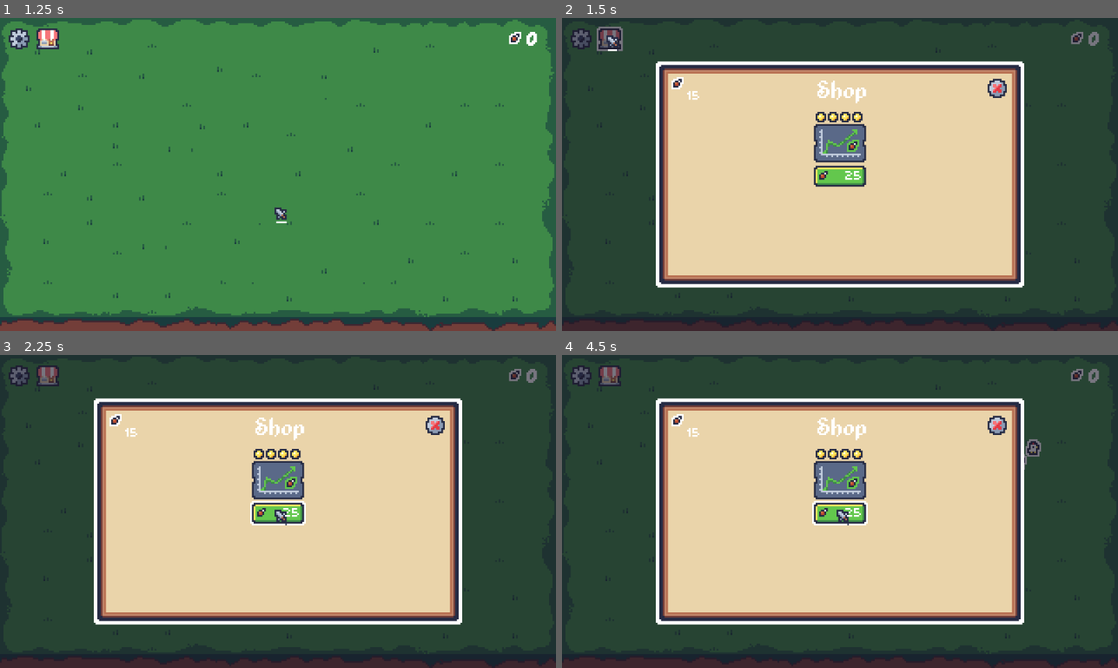
Above: before the commit, frames 1-4 (two rows, left to right).
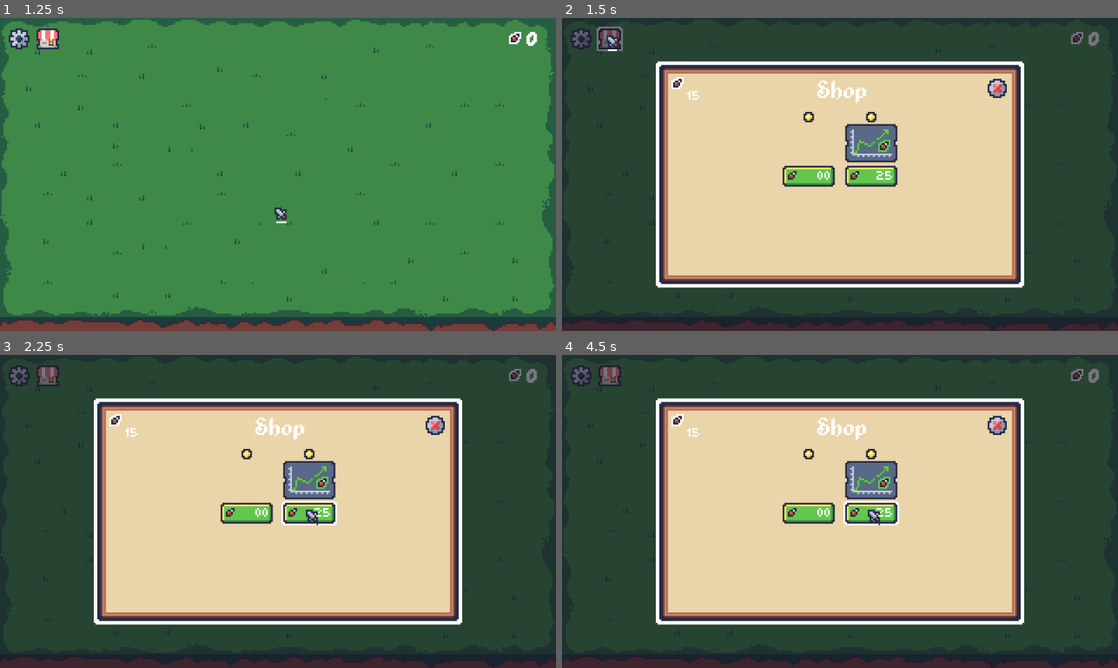
Above: after the commit, the same moments.

Repository: mrbartchak/chicken-incremental-game
Game: Godot game, scene res://ui/menu/main/main_menu.tscn
The game is run twice, just before and just after one commit, with the same random seed, the same clock (stepped at 60 frames per second) and the same inputs. Sound files missing from this copy of the repository are replaced by a short silence.
Inputs (mouse positions are in pixels of both pictures, inside the frame that each line leads up to):
- Up to frame 1 (1.25 s): click "NEW GAME" at 0.5 s
- Up to frame 2 (1.5 s): click (612, 39) at 1.25 s
- Up to frame 3 (2.25 s): click "25" at 2 s
- Up to frame 4 (4.5 s): click (806, 514) at 2.75 s, where only the run after the commit has a clickable "00"; click (612, 376) at 3.5 s; click "25" at 4.25 s

Frame 1 is identical in both runs. In frame 2, 3.2% of the frame differs, in the area x 39-61%, y 30-54%; in frame 3, 3.3%; in frame 4, 3.5%, in the area x 39-87%, y 26-55%.

Commit message:
nice, upgrades are happening

Diff:
--- a/core/autoloads/gamestate.gd
+++ b/core/autoloads/gamestate.gd
@@ -3,12 +3,25 @@
 signal wings_changed(amount: int)
 signal chicken_count_changed(amount: int)
 
+#=== Wings ===
 var wings: int = 0
 var total_wings_collected: int = 0
 var wing_value: int = 1
-
+#=== Chickens ===
 var chicken_count: int = 0
 var max_chickens: int = 1
+#=== Upgrades ===
+var upgrade_tracks: Dictionary = {}
+
+func _ready() -> void:
+	_load_upgrade_tracks()
+
+func _load_upgrade_tracks() -> void:
+	var track: UpgradeTrack = load("res://upgrades/wing_value/wing_value_upgrade_track.tres")
+	upgrade_tracks[track.id] = track
+
+func get_upgrade_track(track_id: String) -> UpgradeTrack:
+	return upgrade_tracks.get(track_id)
 
 func collect_wing() -> void:
 	wings += wing_value
--- a/core/game.tscn
+++ b/core/game.tscn
@@ -121,8 +121,8 @@
 entity_scene = ExtResource("5_cjuek")
 entity_container = NodePath("../GameWorld/ChickenContainer")
 spawn_area = Rect2(10, 10, 300, 150)
-max_entities = 4
-spawn_interval = 1.0
+max_entities = 2
+spawn_interval = 2.0
 
 [node name="MouseLayer" type="CanvasLayer" parent="."]
 
--- a/drops/wings/wing.tscn
+++ b/drops/wings/wing.tscn
@@ -1,11 +1,12 @@
-[gd_scene load_steps=5 format=3 uid="uid://bvj685b08ne5i"]
+[gd_scene load_steps=6 format=3 uid="uid://bvj685b08ne5i"]
 
 [ext_resource type="Script" uid="uid://datalukcqxxej" path="res://drops/wings/wing.gd" id="1_kdif2"]
 [ext_resource type="Texture2D" uid="uid://ctxgv3qramxgc" path="res://drops/wings/assets/wing_outline.png" id="2_cxd1u"]
+[ext_resource type="Texture2D" uid="uid://bpjey80rlfnr" path="res://drops/wings/assets/wing.png" id="3_cxd1u"]
 [ext_resource type="AudioStream" uid="uid://bnmkbjfjhll4n" path="res://entities/chickens/assets/bubble-pop-05-323639.wav" id="3_kdif2"]
 
 [sub_resource type="CircleShape2D" id="CircleShape2D_byjcj"]
-radius = 6.0
+radius = 5.0
 
 [node name="Wing" type="Area2D"]
 script = ExtResource("1_kdif2")
@@ -18,7 +19,8 @@
 texture = ExtResource("2_cxd1u")
 
 [node name="Sprite2D" type="Sprite2D" parent="."]
-texture = ExtResource("2_cxd1u")
+position = Vector2(0, -1)
+texture = ExtResource("3_cxd1u")
 
 [node name="CollisionShape2D" type="CollisionShape2D" parent="."]
 shape = SubResource("CircleShape2D_byjcj")
--- a/project.godot
+++ b/project.godot
@@ -38,4 +38,4 @@
 [rendering]
 
 textures/canvas_textures/default_texture_filter=0
-environment/defaults/default_clear_color=Color(0.14901961, 0.16862746, 0.26666668, 1)
+environment/defaults/default_clear_color=Color(0.039215688, 0.039215688, 0.039215688, 0.627451)
--- a/systems/spawner.gd
+++ b/systems/spawner.gd
@@ -13,8 +13,10 @@
 	spawn_timer = 0.0
 
 func _process(delta: float) -> void:
+	if get_active_entities() >= max_entities:
+		return
 	spawn_timer += delta
-	if spawn_timer >= spawn_interval and get_active_entities() < max_entities:
+	if spawn_timer >= spawn_interval:  #and get_active_entities() < max_entities:
 		spawn_timer = 0.0
 		spawn_entity()
 
--- a/ui/menu/shop/shop_menu.tscn
+++ b/ui/menu/shop/shop_menu.tscn
@@ -6,26 +6,13 @@
 [ext_resource type="FontFile" uid="uid://bpdjfi3ehn2gs" path="res://ui/shared/fonts/Alkhemikal.ttf" id="3_6cl0q"]
 [ext_resource type="Texture2D" uid="uid://bcpnqoago7ty8" path="res://ui/shared/sprites/exit_button.png" id="5_8yyr0"]
 [ext_resource type="Texture2D" uid="uid://dwmyc1uo05hv" path="res://ui/shared/sprites/exit_button_pressed.png" id="6_gb4lm"]
-[ext_resource type="Texture2D" uid="uid://bntyr0xn8ui0c" path="res://ui/menu/shop/upgrade_tier_icon.png" id="7_jn3yi"]
-[ext_resource type="Texture2D" uid="uid://df1g6w2t6nea" path="res://ui/menu/shop/wing_price_upgrade_icon.png" id="7_okyqw"]
-[ext_resource type="Texture2D" uid="uid://dkexwtmywpi4n" path="res://ui/menu/shop/shop_price_buttons.png" id="7_ttsph"]
+[ext_resource type="PackedScene" uid="uid://c4yp75834n5ji" path="res://upgrades/upgrade_track_ui.tscn" id="7_ttsph"]
 
 [sub_resource type="LabelSettings" id="LabelSettings_t376w"]
 font_size = 10
 
 [sub_resource type="LabelSettings" id="LabelSettings_6id7x"]
 font = ExtResource("3_6cl0q")
-
-[sub_resource type="AtlasTexture" id="AtlasTexture_ttsph"]
-atlas = ExtResource("7_ttsph")
-region = Rect2(0, 0, 32, 14)
-
-[sub_resource type="AtlasTexture" id="AtlasTexture_okyqw"]
-atlas = ExtResource("7_ttsph")
-region = Rect2(0, 14, 32, 14)
-
-[sub_resource type="LabelSettings" id="LabelSettings_jn3yi"]
-font_size = 10
 
 [node name="ShopMenu" type="CanvasLayer"]
 script = ExtResource("1_6id7x")
@@ -109,61 +96,11 @@
 layout_mode = 2
 alignment = 1
 
-[node name="Upgrade" type="VBoxContainer" parent="ShopPanel/ShopMargin/ShopMenuStack/UpgradesRow"]
-layout_mode = 2
-theme_override_constants/separation = 1
-alignment = 1
-
-[node name="UpgradeTiers" type="HBoxContainer" parent="ShopPanel/ShopMargin/ShopMenuStack/UpgradesRow/Upgrade"]
-layout_mode = 2
-theme_override_constants/separation = 1
-alignment = 1
-
-[node name="TextureRect" type="TextureRect" parent="ShopPanel/ShopMargin/ShopMenuStack/UpgradesRow/Upgrade/UpgradeTiers"]
-layout_mode = 2
-texture = ExtResource("7_jn3yi")
-
-[node name="TextureRect2" type="TextureRect" parent="ShopPanel/ShopMargin/ShopMenuStack/UpgradesRow/Upgrade/UpgradeTiers"]
-layout_mode = 2
-texture = ExtResource("7_jn3yi")
-
-[node name="TextureRect3" type="TextureRect" parent="ShopPanel/ShopMargin/ShopMenuStack/UpgradesRow/Upgrade/UpgradeTiers"]
-layout_mode = 2
-texture = ExtResource("7_jn3yi")
-
-[node name="TextureRect4" type="TextureRect" parent="ShopPanel/ShopMargin/ShopMenuStack/UpgradesRow/Upgrade/UpgradeTiers"]
-layout_mode = 2
-texture = ExtResource("7_jn3yi")
-
-[node name="CenterContainer" type="CenterContainer" parent="ShopPanel/ShopMargin/ShopMenuStack/UpgradesRow/Upgrade"]
+[node name="Upgrade" parent="ShopPanel/ShopMargin/ShopMenuStack/UpgradesRow" instance=ExtResource("7_ttsph")]
 layout_mode = 2
 
-[node name="TextureRect" type="TextureRect" parent="ShopPanel/ShopMargin/ShopMenuStack/UpgradesRow/Upgrade/CenterContainer"]
+[node name="UpgradeTrackUI" parent="ShopPanel/ShopMargin/ShopMenuStack/UpgradesRow" instance=ExtResource("7_ttsph")]
 layout_mode = 2
-texture = ExtResource("7_okyqw")
-stretch_mode = 2
-
-[node name="Button" type="TextureButton" parent="ShopPanel/ShopMargin/ShopMenuStack/UpgradesRow/Upgrade"]
-custom_minimum_size = Vector2(32, 14)
-layout_mode = 2
-texture_normal = SubResource("AtlasTexture_ttsph")
-texture_pressed = SubResource("AtlasTexture_ttsph")
-texture_hover = SubResource("AtlasTexture_okyqw")
-texture_focused = SubResource("AtlasTexture_ttsph")
-
-[node name="Label" type="Label" parent="ShopPanel/ShopMargin/ShopMenuStack/UpgradesRow/Upgrade/Button"]
-layout_mode = 1
-anchors_preset = 15
-anchor_right = 1.0
-anchor_bottom = 1.0
-offset_left = -3.0
-offset_top = -2.0
-offset_right = -3.0
-offset_bottom = -2.0
-grow_horizontal = 2
-grow_vertical = 2
-text = "25"
-label_settings = SubResource("LabelSettings_jn3yi")
-horizontal_alignment = 2
+track_id = "wing_value_upgrade_track"
 
 [connection signal="pressed" from="ShopPanel/ShopMargin/ShopMenuStack/TopBar/ExitButton" to="." method="_on_exit_button_pressed"]
--- a/upgrades/upgrade.tscn
+++ /dev/null
@@ -1,72 +0,0 @@
-[gd_scene load_steps=7 format=3 uid="uid://c4yp75834n5ji"]
-
-[ext_resource type="Texture2D" uid="uid://bntyr0xn8ui0c" path="res://ui/menu/shop/upgrade_tier_icon.png" id="1_fvx8q"]
-[ext_resource type="Texture2D" uid="uid://df1g6w2t6nea" path="res://ui/menu/shop/wing_price_upgrade_icon.png" id="2_wh05j"]
-[ext_resource type="Texture2D" uid="uid://dkexwtmywpi4n" path="res://ui/menu/shop/shop_price_buttons.png" id="3_cit4l"]
-
-[sub_resource type="AtlasTexture" id="AtlasTexture_ttsph"]
-atlas = ExtResource("3_cit4l")
-region = Rect2(0, 0, 32, 14)
-
-[sub_resource type="AtlasTexture" id="AtlasTexture_okyqw"]
-atlas = ExtResource("3_cit4l")
-region = Rect2(0, 14, 32, 14)
-
-[sub_resource type="LabelSettings" id="LabelSettings_jn3yi"]
-font_size = 10
-
-[node name="Upgrade" type="VBoxContainer"]
-theme_override_constants/separation = 1
-alignment = 1
-
-[node name="UpgradeTiers" type="HBoxContainer" parent="."]
-layout_mode = 2
-theme_override_constants/separation = 1
-alignment = 1
-
-[node name="TextureRect" type="TextureRect" parent="UpgradeTiers"]
-layout_mode = 2
-texture = ExtResource("1_fvx8q")
-
-[node name="TextureRect2" type="TextureRect" parent="UpgradeTiers"]
-layout_mode = 2
-texture = ExtResource("1_fvx8q")
-
-[node name="TextureRect3" type="TextureRect" parent="UpgradeTiers"]
-layout_mode = 2
-texture = ExtResource("1_fvx8q")
-
-[node name="TextureRect4" type="TextureRect" parent="UpgradeTiers"]
-layout_mode = 2
-texture = ExtResource("1_fvx8q")
-
-[node name="CenterContainer" type="CenterContainer" parent="."]
-layout_mode = 2
-
-[node name="TextureRect" type="TextureRect" parent="CenterContainer"]
-layout_mode = 2
-texture = ExtResource("2_wh05j")
-stretch_mode = 2
-
-[node name="Button" type="TextureButton" parent="."]
-custom_minimum_size = Vector2(32, 14)
-layout_mode = 2
-texture_normal = SubResource("AtlasTexture_ttsph")
-texture_pressed = SubResource("AtlasTexture_ttsph")
-texture_hover = SubResource("AtlasTexture_okyqw")
-texture_focused = SubResource("AtlasTexture_ttsph")
-
-[node name="Label" type="Label" parent="Button"]
-layout_mode = 1
-anchors_preset = 15
-anchor_right = 1.0
-anchor_bottom = 1.0
-offset_left = -3.0
-offset_top = -2.0
-offset_right = -3.0
-offset_bottom = -2.0
-grow_horizontal = 2
-grow_vertical = 2
-text = "25"
-label_settings = SubResource("LabelSettings_jn3yi")
-horizontal_alignment = 2
--- /dev/null
+++ b/upgrades/upgrade_track.gd
@@ -0,0 +1,12 @@
+class_name UpgradeTrack
+extends Resource
+
+@export var id: String
+@export var display_name: String
+@export var upgrades: Array[Upgrade]
+@export var next_index: int = 0
+
+func get_next_upgrade() -> Upgrade:
+	if next_index >= upgrades.size():
+		return null
+	return upgrades.get(next_index)
--- /dev/null
+++ b/upgrades/upgrade_track_ui.gd
@@ -0,0 +1,18 @@
+class_name UpgradeTrackUI
+extends VBoxContainer
+
+@export var track_id: String
+
+@onready var upgrade_icon: TextureRect = $CenterIcon/UpgradeIcon
+@onready var cost_label: Label = $BuyButton/CostLabel
+
+func _ready() -> void:
+	_update_display()
+
+func _update_display() -> void:
+	var track: UpgradeTrack = GameState.get_upgrade_track(track_id)
+	if not track:
+		return
+	var upgrade: Upgrade = track.get_next_upgrade()
+	cost_label.text = str(upgrade.cost)
+	upgrade_icon.texture = upgrade.icon
--- /dev/null
+++ b/upgrades/upgrade_track_ui.tscn
@@ -0,0 +1,78 @@
+[gd_scene load_steps=7 format=3 uid="uid://c4yp75834n5ji"]
+
+[ext_resource type="Script" uid="uid://cbx3f068sgghh" path="res://upgrades/upgrade_track_ui.gd" id="1_m02ym"]
+[ext_resource type="Texture2D" uid="uid://bntyr0xn8ui0c" path="res://ui/menu/shop/upgrade_tier_icon.png" id="2_dyvvi"]
+[ext_resource type="Texture2D" uid="uid://dkexwtmywpi4n" path="res://ui/menu/shop/shop_price_buttons.png" id="4_pwric"]
+
+[sub_resource type="AtlasTexture" id="AtlasTexture_ttsph"]
+atlas = ExtResource("4_pwric")
+region = Rect2(0, 0, 32, 14)
+
+[sub_resource type="AtlasTexture" id="AtlasTexture_okyqw"]
+atlas = ExtResource("4_pwric")
+region = Rect2(0, 14, 32, 14)
+
+[sub_resource type="LabelSettings" id="LabelSettings_jn3yi"]
+font_size = 10
+
+[node name="UpgradeTrackUI" type="VBoxContainer"]
+offset_right = 32.0
+offset_bottom = 44.0
+theme_override_constants/separation = 1
+alignment = 1
+script = ExtResource("1_m02ym")
+
+[node name="UpgradeTiers" type="HBoxContainer" parent="."]
+layout_mode = 2
+theme_override_constants/separation = 1
+alignment = 1
+
+[node name="Tier1" type="TextureRect" parent="UpgradeTiers"]
+layout_mode = 2
+texture = ExtResource("2_dyvvi")
+
+[node name="Tier2" type="TextureRect" parent="UpgradeTiers"]
+visible = false
+layout_mode = 2
+texture = ExtResource("2_dyvvi")
+
+[node name="Tier3" type="TextureRect" parent="UpgradeTiers"]
+visible = false
+layout_mode = 2
+texture = ExtResource("2_dyvvi")
+
+[node name="Tier4" type="TextureRect" parent="UpgradeTiers"]
+visible = false
+layout_mode = 2
+texture = ExtResource("2_dyvvi")
+
+[node name="CenterIcon" type="CenterContainer" parent="."]
+layout_mode = 2
+
+[node name="UpgradeIcon" type="TextureRect" parent="CenterIcon"]
+custom_minimum_size = Vector2(30, 22)
+layout_mode = 2
+stretch_mode = 2
+
+[node name="BuyButton" type="TextureButton" parent="."]
+custom_minimum_size = Vector2(32, 14)
+layout_mode = 2
+texture_normal = SubResource("AtlasTexture_ttsph")
+texture_pressed = SubResource("AtlasTexture_ttsph")
+texture_hover = SubResource("AtlasTexture_okyqw")
+texture_focused = SubResource("AtlasTexture_ttsph")
+
+[node name="CostLabel" type="Label" parent="BuyButton"]
+layout_mode = 1
+anchors_preset = 15
+anchor_right = 1.0
+anchor_bottom = 1.0
+offset_left = 2.0
+offset_top = -2.0
+offset_right = -3.0
+offset_bottom = -4.0
+grow_horizontal = 2
+grow_vertical = 2
+text = "00"
+label_settings = SubResource("LabelSettings_jn3yi")
+horizontal_alignment = 2
--- /dev/null
+++ b/upgrades/wing_value/wing_value_upgrade_2.tres
@@ -0,0 +1,13 @@
+[gd_resource type="Resource" script_class="WingValueUpgrade" load_steps=3 format=3 uid="uid://msh5nres21tp"]
+
+[ext_resource type="Texture2D" uid="uid://df1g6w2t6nea" path="res://ui/menu/shop/wing_price_upgrade_icon.png" id="1_vn4m6"]
+[ext_resource type="Script" uid="uid://cnuwmnmx87qjw" path="res://upgrades/wing_value/wing_value_upgrade.gd" id="2_nvvhi"]
+
+[resource]
+script = ExtResource("2_nvvhi")
+value_increase = 2
+id = "wing_value_upgrade_2"
+description = "Adds +2 wing value for every wing"
+cost = 60
+icon = ExtResource("1_vn4m6")
+metadata/_custom_type_script = "uid://cnuwmnmx87qjw"
--- /dev/null
+++ b/upgrades/wing_value/wing_value_upgrade_track.tres
@@ -0,0 +1,13 @@
+[gd_resource type="Resource" script_class="UpgradeTrack" load_steps=5 format=3 uid="uid://fkhry764wp8f"]
+
+[ext_resource type="Script" uid="uid://qfkdktxtx8hw" path="res://upgrades/upgrade_track.gd" id="1_ul6sg"]
+[ext_resource type="Script" uid="uid://dakr2yr8ekswl" path="res://upgrades/upgrade.gd" id="2_tp2an"]
+[ext_resource type="Resource" uid="uid://bwbohps0aru7v" path="res://upgrades/wing_value/wing_value_upgrade_1.tres" id="3_mu6qo"]
+[ext_resource type="Resource" uid="uid://msh5nres21tp" path="res://upgrades/wing_value/wing_value_upgrade_2.tres" id="4_rec4j"]
+
+[resource]
+script = ExtResource("1_ul6sg")
+id = "wing_value_upgrade_track"
+display_name = "Wing Value"
+upgrades = Array[ExtResource("2_tp2an")]([ExtResource("3_mu6qo"), ExtResource("4_rec4j")])
+metadata/_custom_type_script = "uid://qfkdktxtx8hw"
Not shown: 1 places in ui/menu/shop/shop_menu.tscn that only renumber resources
Not shown, added: upgrades/upgrade_track.gd.uid
Not shown, added: upgrades/upgrade_track_ui.gd.uid
